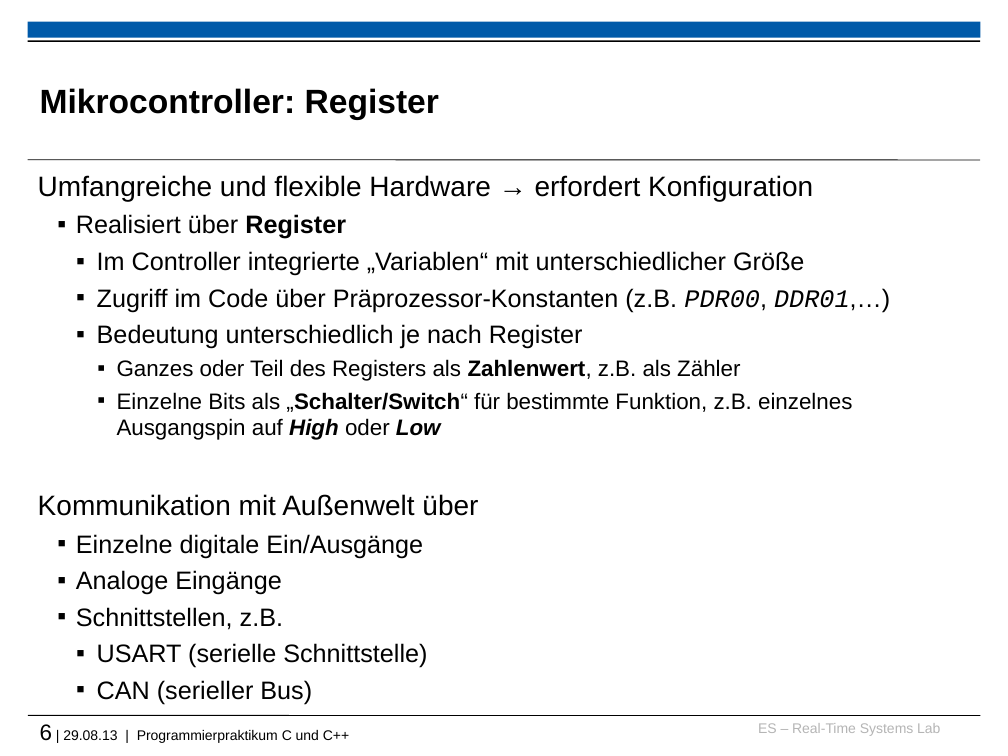
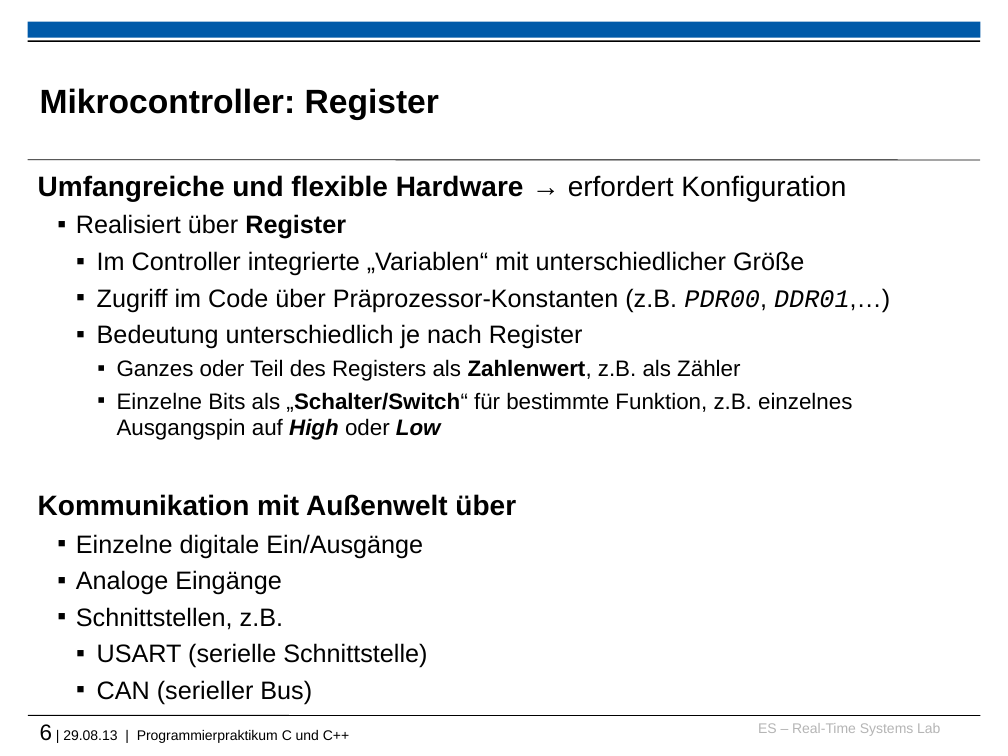
Before and after one commit to h82k/tud-cppp, a slide deck: slide 6 of Vorlesung/5 Embedded Systems.pptx. Drawn at 1008x756 pixels with LibreOffice and Linux fonts; fonts in the diff are those of the drawing; background and template pictures are left out. Boxes give left, top, right and bottom in pixels: in the first picture for what was removed or moved away, otherwise in the second. Text is boxed around its words. In the diff, an @@ line names an element or a change of style, - is before the commit and + after.

```diff
--- a/Vorlesung/5 Embedded Systems.pptx
+++ b/Vorlesung/5 Embedded Systems.pptx
@@ text at bbox=[38, 175, 846, 516]: bold on in "Umfangreiche und flexible Hardware", "Kommunikation mit Außenwelt über" @@
```
Also in this commit, not shown: 4 other slides changed, 1 other file.
